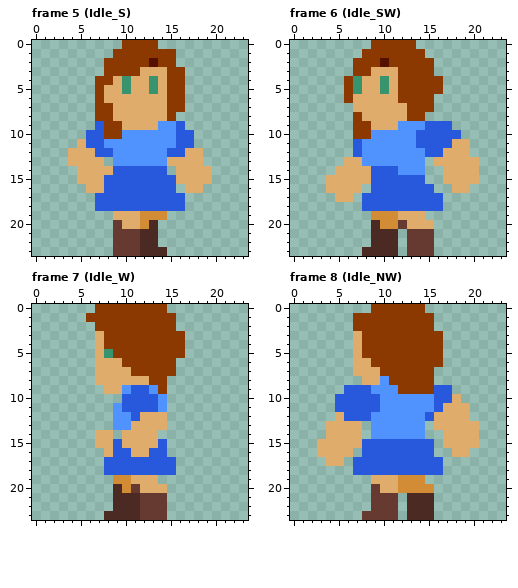
Pixel-art file: The Curious Life of Eden/Assets/Sprites/EdenSprites.aseprite. The picture above was drawn from the file before the commit.
24x24 pixels, 72 frames. Shown: frame 5 (Idle_S), frame 6 (Idle_SW), frame 7 (Idle_W), frame 8 (Idle_NW). The commit also changed other frames, which this record leaves out.
The same view after the edit:
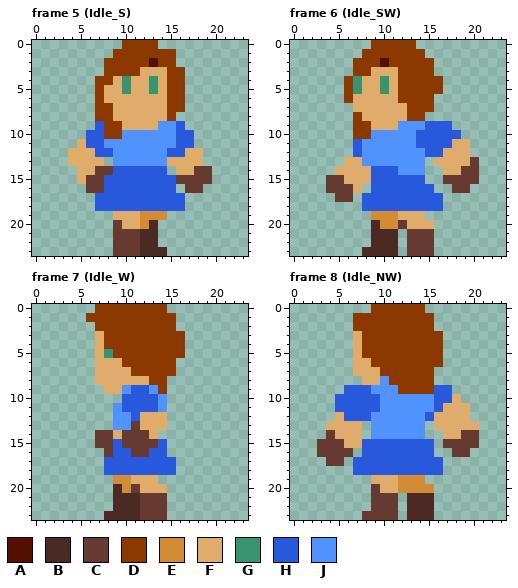
Palette (. is transparent): A #551100  B #4c2a24  C #663931  D #8b3900  E #d38c36  F #dfac6b  G #37946e  H #2859dc  J #5093ff
From the commit log: EdenSprites file and sheet: updated to include gloves in idle poses
Edits made:
Changed rows in their new state; - is an unchanged pixel.
Frame 5 (Idle_S), layer "Color/ArmFront":
first column x 6:
14 -CC---------CC
15 CC--------CCCC
16 CC---------CC-
Frame 6 (Idle_SW), layers "Color/ArmFront", "Color/ArmBack":
first column x 4:
13 ----------------C
14 ---------------CC
15 CC-----------CCCC
16 CCC-----------CC-
17 -CC--------------
Frame 7 (Idle_W), layers "Color/ArmFront", "Color/ArmBack":
first column x 7:
13 ----C--
14 CCFCCC-
15 CC-CCCC
16 -C--CC-
Frame 8 (Idle_NW), layers "Color/ArmFront", "Color/ArmBack":
first column x 3:
14 -C--------------CC
15 CCC-----------CCCC
16 CCCC-----------CC-
17 -CC---------------
Where, in picture pixels (left, top, right, bottom), the same in both pictures:
changed: (86, 166, 113, 193)
changed: (176, 166, 212, 193)
changed: (443, 157, 479, 193)
changed: (326, 175, 353, 202)
changed: (95, 421, 158, 457)
changed: (317, 430, 353, 466)
changed: (443, 430, 479, 457)
